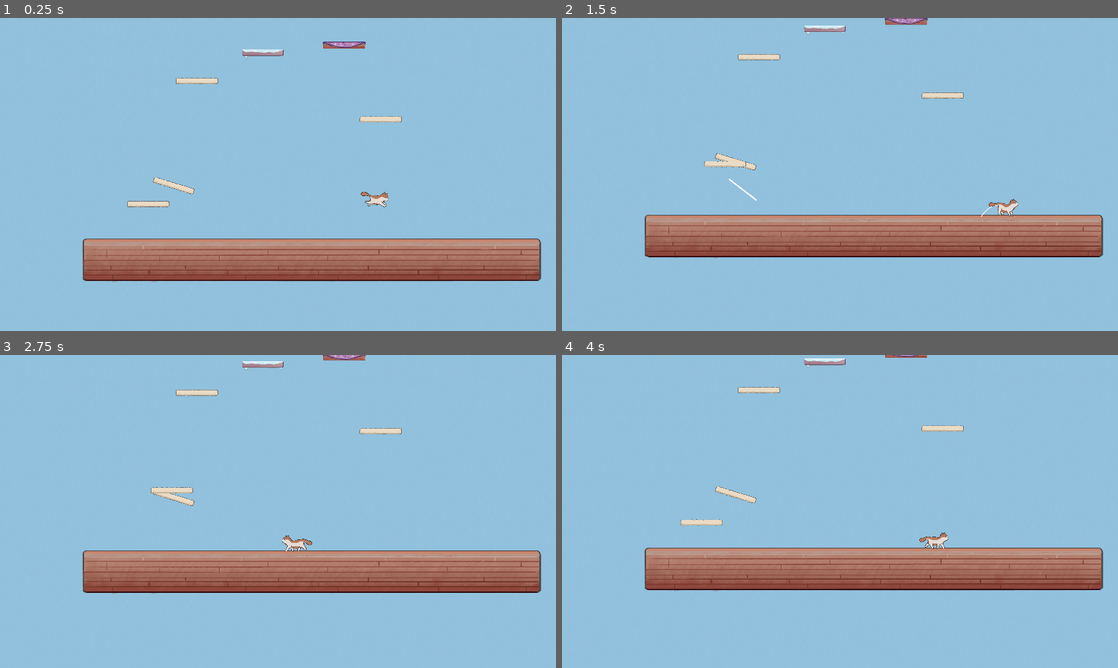
Above: before the commit, frames 1-4 (two rows, left to right).
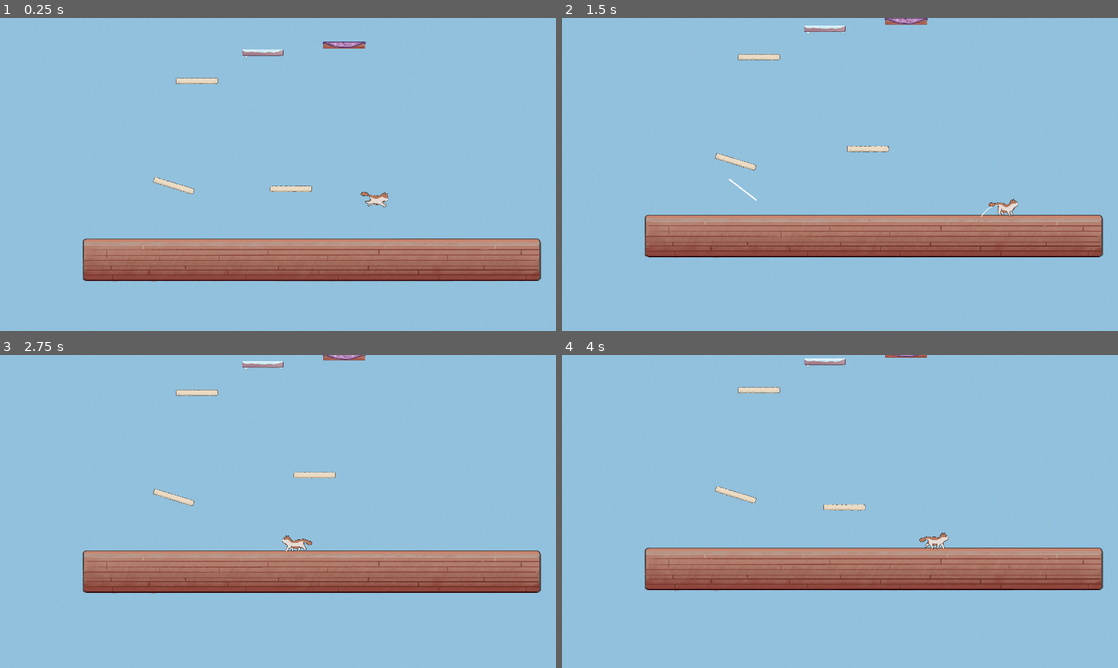
Above: after the commit, the same moments.

Repository: speedacm/Game-Dev-Catformer
Game: Godot game, scene res://Scenes/main.tscn
Two runs of this game, one before a commit and one after it. Both use one fixed random seed, a clock stepped at 60 frames per second and the inputs below.
Inputs (mouse positions are in pixels of both pictures, inside the frame that each line leads up to):
- Up to frame 1 (0.25 s): no input
- Up to frame 2 (1.5 s): move the mouse to (962, 158) at 0.52 s; hold Right (ui_right) 0.53-1.25 s; tap C (c) at 0.6 s; click (962, 158) at 0.67 s; drag from (728, 190) to (812, 237) at 1.27 s
- Up to frame 3 (2.75 s): move the mouse to (333, 442) at 2.02 s; hold Left (ui_left) from 2.03 s (still down); tap C (c) at 2.1 s
- Up to frame 4 (4 s): release Left (ui_left) at 2.75 s; drag from (812, 574) to (673, 464) at 2.77 s; move the mouse to (1006, 558) at 3.52 s; hold Right (ui_right) from 3.53 s (still down); tap C (c) at 3.6 s

The runs differ from the first frame. In frame 1, 0.4% of the frame differs, in the area x 22-73%, y 31-61%; in frame 2, 0.4%; in frame 3, 0.4%; in frame 4, 0.4%.

Commit message:
Level changes

Diff:
--- a/Scenes/kineplayer.tscn
+++ b/Scenes/kineplayer.tscn
@@ -1,10 +1,8 @@
 [gd_scene load_steps=13 format=3 uid="uid://bdhgxihnvqm3e"]
 
 [ext_resource type="Script" path="res://Scripts/kineplayer.gd" id="1_n43a3"]
-
 [ext_resource type="Texture2D" uid="uid://dbvi6i46xbx0w" path="res://Cat Animations/GameDevCatformer(SpriteSheet2).png" id="2_8e8k0"]
 [ext_resource type="Texture2D" uid="uid://c2kfms1wh23nx" path="res://Asset_Pack/statics/Screenshot 2023-10-04 at 6.39.47 PM.png" id="3_1eeqk"]
-
 [ext_resource type="Script" path="res://Scenes/Camera2D.gd" id="3_xp0tx"]
 [ext_resource type="Script" path="res://Scenes/UILine.gd" id="4_88xvk"]
 
--- a/Scenes/map.tscn
+++ b/Scenes/map.tscn
@@ -1,14 +1,12 @@
 [gd_scene load_steps=8 format=3 uid="uid://bv5iafq5y71bk"]
 
-
+[ext_resource type="PackedScene" uid="uid://cxuchcpo4q2cs" path="res://Scenes/platform.tscn" id="2_kcbli"]
+[ext_resource type="Texture2D" uid="uid://c2kfms1wh23nx" path="res://Asset_Pack/statics/Screenshot 2023-10-04 at 6.39.47 PM.png" id="2_wne3f"]
+[ext_resource type="PackedScene" uid="uid://cnjh6epg3xgit" path="res://Scenes/floor.tscn" id="3_7brpr"]
+[ext_resource type="PackedScene" uid="uid://bichttx25c1lw" path="res://Scenes/lowfric.tscn" id="5_q510l"]
+[ext_resource type="PackedScene" uid="uid://cdqydwartk8a6" path="res://Scenes/highfric.tscn" id="6_hdb2k"]
+[ext_resource type="PackedScene" uid="uid://h32gt51wlunb" path="res://Scenes/scratch_pad.tscn" id="7_mxtyo"]
 [ext_resource type="PackedScene" uid="uid://cp13perh2nvvy" path="res://Scenes/movingPlatform.tscn" id="7_vt2xn"]
-[ext_resource type="Texture2D" uid="uid://cgc3l35wbdf8q" path="res://Asset_Pack/First_Level_pt2.png" id="2_fpjj3"]
-[ext_resource type="PackedScene" uid="uid://cxuchcpo4q2cs" path="res://Scenes/platform.tscn" id="2_kcbli"]
-[ext_resource type="Texture2D" uid="uid://b1j40utw4anm1" path="res://Asset_Pack/statics/Screenshot 2023-10-04 at 6.39.47 PM.png" id="2_wne3f"]
-[ext_resource type="PackedScene" uid="uid://cnjh6epg3xgit" path="res://Scenes/floor.tscn" id="3_7brpr"]
-[ext_resource type="PackedScene" uid="uid://bm31x1j2fs4a1" path="res://Scenes/lowfric.tscn" id="5_q510l"]
-[ext_resource type="PackedScene" uid="uid://d4a8g3n7wphyr" path="res://Scenes/highfric.tscn" id="6_hdb2k"]
-[ext_resource type="PackedScene" uid="uid://h32gt51wlunb" path="res://Scenes/scratch_pad.tscn" id="7_mxtyo"]
 
 [node name="Level1" type="Node2D"]
 
@@ -43,9 +41,6 @@
 position = Vector2(-181, 669)
 rotation = 0.296481
 
-[node name="platform5" parent="." instance=ExtResource("2_kcbli")]
-position = Vector2(1249, 211)
-
 [node name="platform6" parent="." instance=ExtResource("2_kcbli")]
 position = Vector2(793, 1076)
 scale = Vector2(10.7624, 1.58953)
@@ -59,15 +54,6 @@
 texture = ExtResource("2_wne3f")
 metadata/_edit_group_ = true
 
-[node name="background2" type="Sprite2D" parent="."]
-visible = false
-z_index = -3
-z_as_relative = false
-position = Vector2(771, -809)
-scale = Vector2(3.22852, 2.05957)
-texture = ExtResource("2_fpjj3")
-metadata/_edit_group_ = true
-
 [node name="floor" parent="." instance=ExtResource("3_7brpr")]
 position = Vector2(700, 1152)
 scale = Vector2(1.6, 1.6)
@@ -76,11 +62,9 @@
 position = Vector2(997, -302)
 
 [node name="MovingPlatform" parent="." instance=ExtResource("7_vt2xn")]
-position = Vector2(-428, 872)
+position = Vector2(558, 767)
 
 [node name="MovingPlatform2" parent="." instance=ExtResource("7_vt2xn")]
-position = Vector2(-881, 586)
-
 position = Vector2(-75, -4665)
 
 [node name="Scratch Pad" parent="." instance=ExtResource("7_mxtyo")]
--- a/Scenes/platform.tscn
+++ b/Scenes/platform.tscn
@@ -1,9 +1,7 @@
 [gd_scene load_steps=4 format=3 uid="uid://cxuchcpo4q2cs"]
 
 [ext_resource type="Script" path="res://Scripts/platform.gd" id="1_xrlwo"]
-
 [ext_resource type="Texture2D" uid="uid://lojygfhblygx" path="res://Asset_Pack/statics/Game-Dev-Catformer Platform.png" id="2_0entx"]
-
 
 [sub_resource type="RectangleShape2D" id="RectangleShape2D_hil6x"]
 size = Vector2(287, 37)
